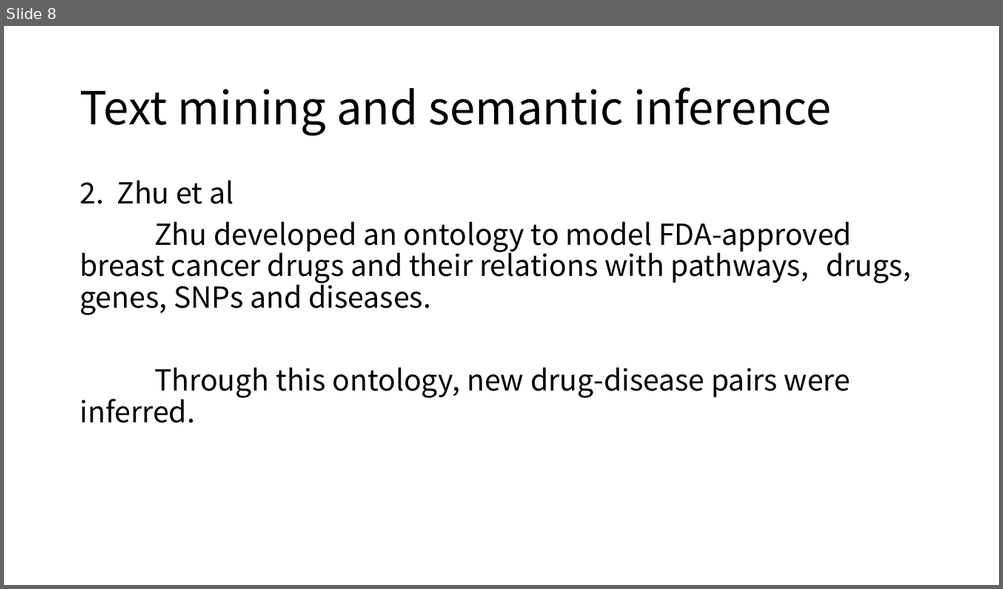
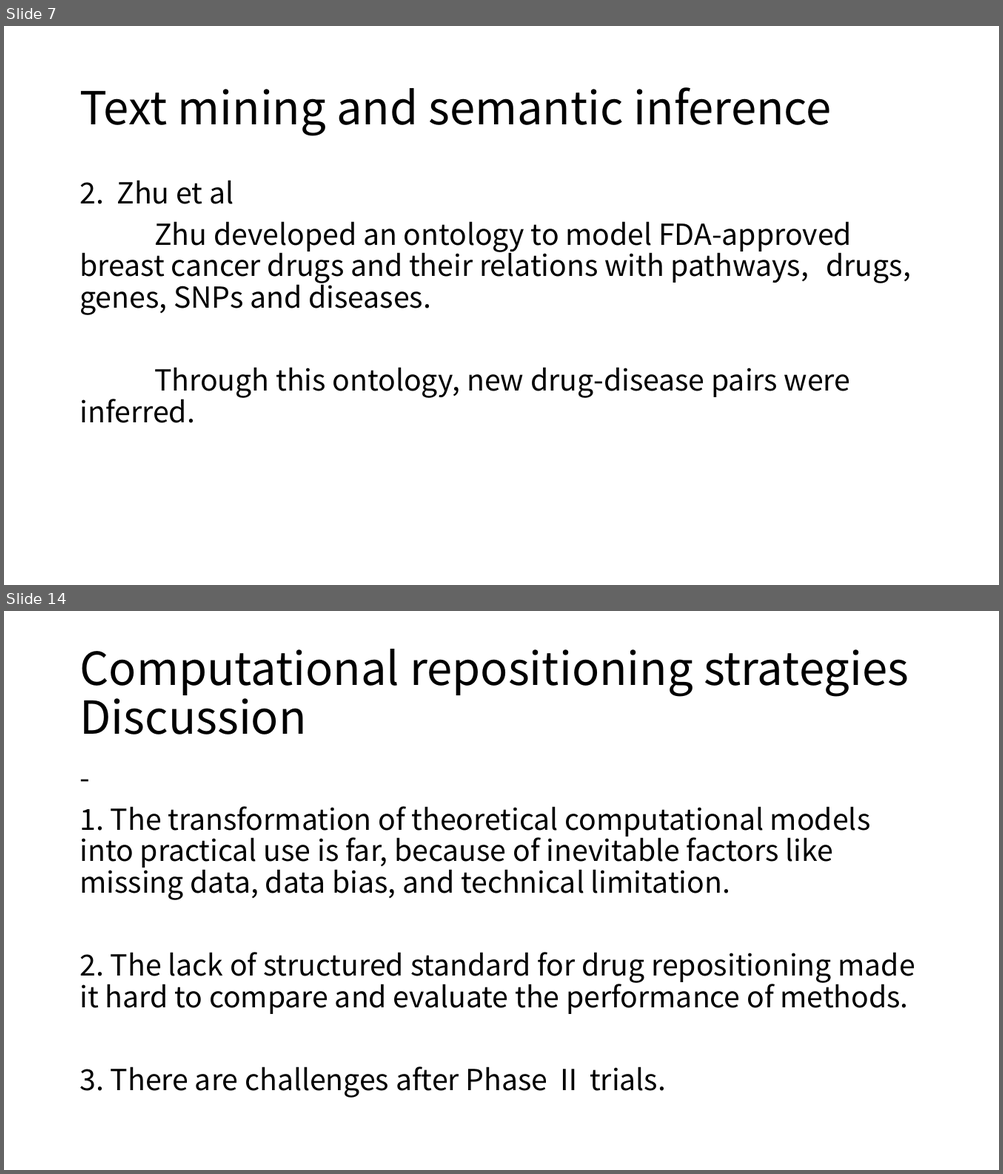
Before and after one commit to moklise/TIL, a slide deck: Review/[2] A Survey Off Current Trends In Computational Drug/A survey of current trends in computational drug.pptx. Shown one above the other, each under a label of ours: slide 8 before the commit, slides 7 and 14 after it; the slides between them are not shown. The pictures are 1003x589 and 1003x1174 pixels, drawn with LibreOffice and Linux fonts; fonts in the diff are those of the drawing. Boxes give left, top, right and bottom in pixels: in the first picture for what was removed or moved away, otherwise in the second. Text is boxed around its words. In the diff, an @@ line names an element or a change of style, - is before the commit and + after.

```diff
--- a/Review/[2] A Survey Off Current Trends In Computational Drug/A survey of current trends in computational drug.pptx
+++ b/Review/[2] A Survey Off Current Trends In Computational Drug/A survey of current trends in computational drug.pptx
@@ slide 14 added at box(4, 611, 999, 1170), background #FFFFFF @@
@@ title added at box(79, 649, 908, 735), 44 pt, text #000000 @@
+Computational repositioning strategies
+Discussion
@@ text added at box(79, 806, 915, 1098), 28 pt, text #000000 @@
+-
+1. The transformation of theoretical computational models into practical use is far, because of inevitable factors like missing data, data bias, and technical limitation.
+2. The lack of structured standard for drug repositioning made it hard to compare and evaluate the performance of methods.
+3. There are challenges after Phase Ⅱ trials.
@@ what was slide 8 is now slide 7 @@
```
Also in this commit, not shown: 9 slides changed, 1 other slide added, 1 slide removed.
